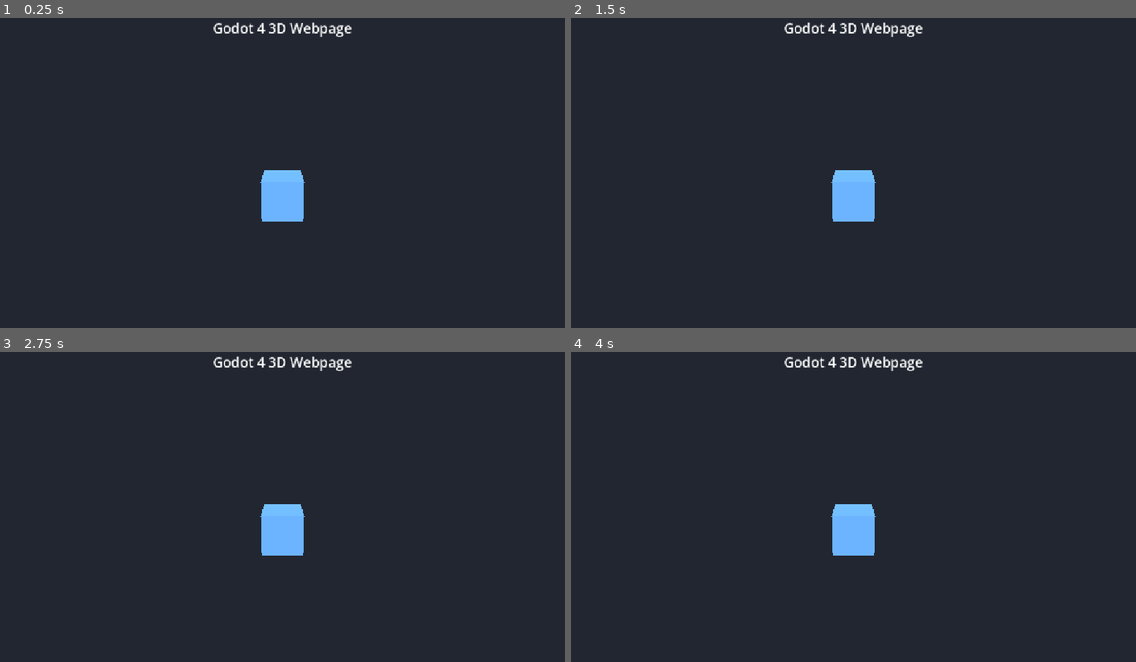
Above: before the commit, frames 1-4 (two rows, left to right).
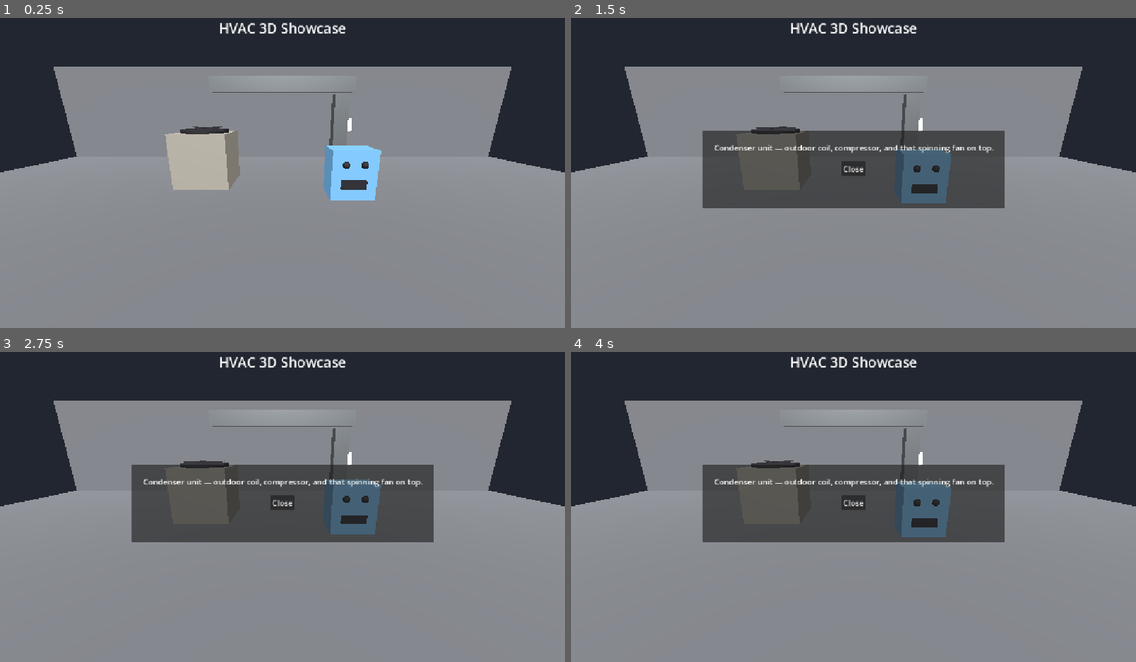
Above: after the commit, the same moments.

Repository: sergeville/Godot-3D-Webpage
Game: Godot game, scene res://scenes/boot/boot_screen.tscn
Same seed, same stepped clock (60 frames per second), same inputs: the game is played once before the commit and once after it.
Inputs (mouse positions are in pixels of both pictures, inside the frame that each line leads up to):
- Up to frame 1 (0.25 s): no input
- Up to frame 2 (1.5 s): tap Enter at 0.5 s; move the mouse to (977, 154) at 0.52 s; click (977, 154) at 0.67 s; move the mouse to (740, 185) at 1.27 s; click (740, 185) at 1.42 s
- Up to frame 3 (2.75 s): tap Space at 2 s; move the mouse to (339, 432) at 2.02 s; click (339, 432) at 2.17 s
- Up to frame 4 (4 s): move the mouse to (825, 565) at 2.77 s; click (825, 565) at 2.92 s; tap Enter at 3.5 s; move the mouse to (1023, 550) at 3.52 s; click (1023, 550) at 3.67 s

The runs differ from the first frame. In frame 1, 77% of the frame differs, in the area x 0-100%, y 1-100%; in frame 2, 77%; in frame 3, 77%; in frame 4, 77%.

Commit message:
Retheme main scene as HVAC mechanical room
- Condenser unit anchor: body, shroud, spinning crossed fan blades
- Duct run (main + drop) along the back wall, galvanized material
- Wall thermostat anchor
- HVAC Buddy character anchor: bobbing AC unit with eyes + grille mouth
- idle_motion.gd: bob/spin helper, no AnimationPlayer
- UI overlay: HVAC titles + per-anchor descriptions

Co-Authored-By: Claude Fable 5 <noreply@anthropic.com>

Diff:
--- a/scenes/main/main_environment.tscn
+++ b/scenes/main/main_environment.tscn
@@ -1,8 +1,9 @@
-[gd_scene load_steps=8 format=3]
+[gd_scene load_steps=26 format=3]
 
 [ext_resource type="Script" path="res://scenes/main/main_environment.gd" id="1"]
 [ext_resource type="Script" path="res://scripts/interactive_anchor.gd" id="2"]
 [ext_resource type="PackedScene" path="res://scenes/ui/ui_overlay.tscn" id="3"]
+[ext_resource type="Script" path="res://scripts/idle_motion.gd" id="4"]
 
 [sub_resource type="Environment" id="env"]
 background_mode = 1
@@ -11,12 +12,76 @@
 ambient_light_color = Color(1, 1, 1, 1)
 ambient_light_energy = 0.6
 
-[sub_resource type="BoxMesh" id="box_mesh"]
+[sub_resource type="StandardMaterial3D" id="mat_concrete"]
+albedo_color = Color(0.45, 0.46, 0.48, 1)
+roughness = 0.9
 
-[sub_resource type="StandardMaterial3D" id="box_mat"]
-albedo_color = Color(0.36, 0.62, 0.93, 1)
+[sub_resource type="StandardMaterial3D" id="mat_unit"]
+albedo_color = Color(0.72, 0.7, 0.65, 1)
+metallic = 0.3
+roughness = 0.6
 
-[sub_resource type="BoxShape3D" id="box_shape"]
+[sub_resource type="StandardMaterial3D" id="mat_metal"]
+albedo_color = Color(0.75, 0.78, 0.8, 1)
+metallic = 0.8
+roughness = 0.4
+
+[sub_resource type="StandardMaterial3D" id="mat_dark"]
+albedo_color = Color(0.15, 0.15, 0.17, 1)
+roughness = 0.7
+
+[sub_resource type="StandardMaterial3D" id="mat_white"]
+albedo_color = Color(0.95, 0.95, 0.93, 1)
+roughness = 0.3
+
+[sub_resource type="StandardMaterial3D" id="mat_blue"]
+albedo_color = Color(0.45, 0.7, 0.9, 1)
+roughness = 0.5
+
+[sub_resource type="BoxMesh" id="mesh_floor"]
+size = Vector3(20, 0.2, 20)
+
+[sub_resource type="BoxMesh" id="mesh_wall"]
+size = Vector3(20, 4, 0.2)
+
+[sub_resource type="BoxMesh" id="mesh_unit"]
+size = Vector3(1.5, 1.5, 1.5)
+
+[sub_resource type="CylinderMesh" id="mesh_shroud"]
+top_radius = 0.65
+bottom_radius = 0.65
+height = 0.08
+
+[sub_resource type="BoxMesh" id="mesh_blade"]
+size = Vector3(1.1, 0.02, 0.14)
+
+[sub_resource type="BoxMesh" id="mesh_duct_h"]
+size = Vector3(0.6, 0.6, 6)
+
+[sub_resource type="BoxMesh" id="mesh_duct_v"]
+size = Vector3(0.6, 2.8, 0.6)
+
+[sub_resource type="BoxMesh" id="mesh_thermo"]
+size = Vector3(0.4, 0.6, 0.08)
+
+[sub_resource type="BoxMesh" id="mesh_buddy_body"]
+size = Vector3(0.9, 1, 0.7)
+
+[sub_resource type="SphereMesh" id="mesh_eye"]
+radius = 0.07
+height = 0.14
+
+[sub_resource type="BoxMesh" id="mesh_mouth"]
+size = Vector3(0.5, 0.18, 0.04)
+
+[sub_resource type="BoxShape3D" id="shape_condenser"]
+size = Vector3(1.6, 1.8, 1.6)
+
+[sub_resource type="BoxShape3D" id="shape_thermo"]
+size = Vector3(0.5, 0.7, 0.3)
+
+[sub_resource type="BoxShape3D" id="shape_buddy"]
+size = Vector3(1, 1.6, 0.8)
 
 [node name="MainEnvironment" type="Node3D"]
 script = ExtResource("1")
@@ -31,15 +96,103 @@
 [node name="Camera3D" type="Camera3D" parent="."]
 transform = Transform3D(1, 0, 0, 0, 0.965926, 0.258819, 0, -0.258819, 0.965926, 0, 2, 5)
 
-[node name="PortfolioAnchor" type="Area3D" parent="."]
+[node name="Floor" type="MeshInstance3D" parent="."]
+transform = Transform3D(1, 0, 0, 0, 1, 0, 0, 0, 1, 0, -0.1, 0)
+mesh = SubResource("mesh_floor")
+surface_material_override/0 = SubResource("mat_concrete")
+
+[node name="BackWall" type="MeshInstance3D" parent="."]
+transform = Transform3D(1, 0, 0, 0, 1, 0, 0, 0, 1, 0, 2, -5)
+mesh = SubResource("mesh_wall")
+surface_material_override/0 = SubResource("mat_concrete")
+
+[node name="DuctMain" type="MeshInstance3D" parent="."]
+transform = Transform3D(0, 0, 1, 0, 1, 0, -1, 0, 0, 0, 3.2, -4.4)
+mesh = SubResource("mesh_duct_h")
+surface_material_override/0 = SubResource("mat_metal")
+
+[node name="DuctDrop" type="MeshInstance3D" parent="."]
+transform = Transform3D(1, 0, 0, 0, 1, 0, 0, 0, 1, 2.5, 1.4, -4.4)
+mesh = SubResource("mesh_duct_v")
+surface_material_override/0 = SubResource("mat_metal")
+
+[node name="CondenserAnchor" type="Area3D" parent="."]
+transform = Transform3D(1, 0, 0, 0, 1, 0, 0, 0, 1, -2.2, 0, -1)
 script = ExtResource("2")
-anchor_id = "portfolio"
+anchor_id = "condenser"
 
-[node name="MeshInstance3D" type="MeshInstance3D" parent="PortfolioAnchor"]
-mesh = SubResource("box_mesh")
-surface_material_override/0 = SubResource("box_mat")
+[node name="Body" type="MeshInstance3D" parent="CondenserAnchor"]
+transform = Transform3D(1, 0, 0, 0, 1, 0, 0, 0, 1, 0, 0.75, 0)
+mesh = SubResource("mesh_unit")
+surface_material_override/0 = SubResource("mat_unit")
 
-[node name="CollisionShape3D" type="CollisionShape3D" parent="PortfolioAnchor"]
-shape = SubResource("box_shape")
+[node name="Shroud" type="MeshInstance3D" parent="CondenserAnchor"]
+transform = Transform3D(1, 0, 0, 0, 1, 0, 0, 0, 1, 0, 1.54, 0)
+mesh = SubResource("mesh_shroud")
+surface_material_override/0 = SubResource("mat_dark")
+
+[node name="FanBlades" type="Node3D" parent="CondenserAnchor"]
+transform = Transform3D(1, 0, 0, 0, 1, 0, 0, 0, 1, 0, 1.62, 0)
+script = ExtResource("4")
+spin_degrees_per_second = 240.0
+
+[node name="BladeA" type="MeshInstance3D" parent="CondenserAnchor/FanBlades"]
+mesh = SubResource("mesh_blade")
+surface_material_override/0 = SubResource("mat_dark")
+
+[node name="BladeB" type="MeshInstance3D" parent="CondenserAnchor/FanBlades"]
+transform = Transform3D(0, 0, 1, 0, 1, 0, -1, 0, 0, 0, 0, 0)
+mesh = SubResource("mesh_blade")
+surface_material_override/0 = SubResource("mat_dark")
+
+[node name="CollisionShape3D" type="CollisionShape3D" parent="CondenserAnchor"]
+transform = Transform3D(1, 0, 0, 0, 1, 0, 0, 0, 1, 0, 0.9, 0)
+shape = SubResource("shape_condenser")
+
+[node name="ThermostatAnchor" type="Area3D" parent="."]
+transform = Transform3D(1, 0, 0, 0, 1, 0, 0, 0, 1, 3, 1.5, -4.85)
+script = ExtResource("2")
+anchor_id = "thermostat"
+
+[node name="Body" type="MeshInstance3D" parent="ThermostatAnchor"]
+mesh = SubResource("mesh_thermo")
+surface_material_override/0 = SubResource("mat_white")
+
+[node name="CollisionShape3D" type="CollisionShape3D" parent="ThermostatAnchor"]
+shape = SubResource("shape_thermo")
+
+[node name="BuddyAnchor" type="Area3D" parent="."]
+transform = Transform3D(1, 0, 0, 0, 1, 0, 0, 0, 1, 1.4, 0, 0.8)
+script = ExtResource("2")
+anchor_id = "hvac_buddy"
+
+[node name="Visual" type="Node3D" parent="BuddyAnchor"]
+script = ExtResource("4")
+bob_amplitude = 0.06
+bob_speed = 2.5
+
+[node name="Body" type="MeshInstance3D" parent="BuddyAnchor/Visual"]
+transform = Transform3D(1, 0, 0, 0, 1, 0, 0, 0, 1, 0, 0.8, 0)
+mesh = SubResource("mesh_buddy_body")
+surface_material_override/0 = SubResource("mat_blue")
+
+[node name="EyeL" type="MeshInstance3D" parent="BuddyAnchor/Visual"]
+transform = Transform3D(1, 0, 0, 0, 1, 0, 0, 0, 1, -0.18, 1.02, 0.36)
+mesh = SubResource("mesh_eye")
+surface_material_override/0 = SubResource("mat_dark")
+
+[node name="EyeR" type="MeshInstance3D" parent="BuddyAnchor/Visual"]
+transform = Transform3D(1, 0, 0, 0, 1, 0, 0, 0, 1, 0.18, 1.02, 0.36)
+mesh = SubResource("mesh_eye")
+surface_material_override/0 = SubResource("mat_dark")
+
+[node name="Mouth" type="MeshInstance3D" parent="BuddyAnchor/Visual"]
+transform = Transform3D(1, 0, 0, 0, 1, 0, 0, 0, 1, 0, 0.62, 0.36)
+mesh = SubResource("mesh_mouth")
+surface_material_override/0 = SubResource("mat_dark")
+
+[node name="CollisionShape3D" type="CollisionShape3D" parent="BuddyAnchor"]
+transform = Transform3D(1, 0, 0, 0, 1, 0, 0, 0, 1, 0, 0.8, 0)
+shape = SubResource("shape_buddy")
 
 [node name="UiOverlay" parent="." instance=ExtResource("3")]
--- a/scenes/ui/ui_overlay.gd
+++ b/scenes/ui/ui_overlay.gd
@@ -2,6 +2,12 @@
 ## UI overlay: Control nodes anchored as a top layer over the 3D view.
 ## Menus, contact forms, and textual information live here — never on
 ## 3D surfaces.
+
+const DESCRIPTIONS := {
+	"condenser": "Condenser unit — outdoor coil, compressor, and that spinning fan on top.",
+	"thermostat": "Thermostat — the control point for the whole system.",
+	"hvac_buddy": "HVAC Buddy — your guide around the mechanical room.",
+}
 
 @onready var info_panel: PanelContainer = $Root/InfoPanel
 @onready var info_label: Label = $Root/InfoPanel/Margin/Column/InfoLabel
@@ -14,5 +20,5 @@
 
 
 func show_panel(anchor_id: String) -> void:
-	info_label.text = "You clicked: %s" % anchor_id
+	info_label.text = DESCRIPTIONS.get(anchor_id, "You clicked: %s" % anchor_id)
 	info_panel.show()
--- a/scenes/ui/ui_overlay.tscn
+++ b/scenes/ui/ui_overlay.tscn
@@ -22,7 +22,7 @@
 offset_bottom = 56.0
 grow_horizontal = 2
 theme_override_font_sizes/font_size = 28
-text = "Godot 4 3D Webpage"
+text = "HVAC 3D Showcase"
 horizontal_alignment = 1
 
 [node name="InfoPanel" type="PanelContainer" parent="Root"]
--- /dev/null
+++ b/scripts/idle_motion.gd
@@ -0,0 +1,22 @@
+extends Node3D
+## Cheap idle animation for props and characters: vertical bob and/or
+## Y-axis spin. Pure _process math — no AnimationPlayer, web-friendly.
+
+@export var bob_amplitude: float = 0.0
+@export var bob_speed: float = 2.0
+@export var spin_degrees_per_second: float = 0.0
+
+var _base_y: float = 0.0
+var _elapsed: float = 0.0
+
+
+func _ready() -> void:
+	_base_y = position.y
+
+
+func _process(delta: float) -> void:
+	_elapsed += delta
+	if bob_amplitude > 0.0:
+		position.y = _base_y + sin(_elapsed * bob_speed) * bob_amplitude
+	if spin_degrees_per_second != 0.0:
+		rotate_y(deg_to_rad(spin_degrees_per_second) * delta)
Not shown, added: scripts/idle_motion.gd.uid
Not shown, changed: README.md
